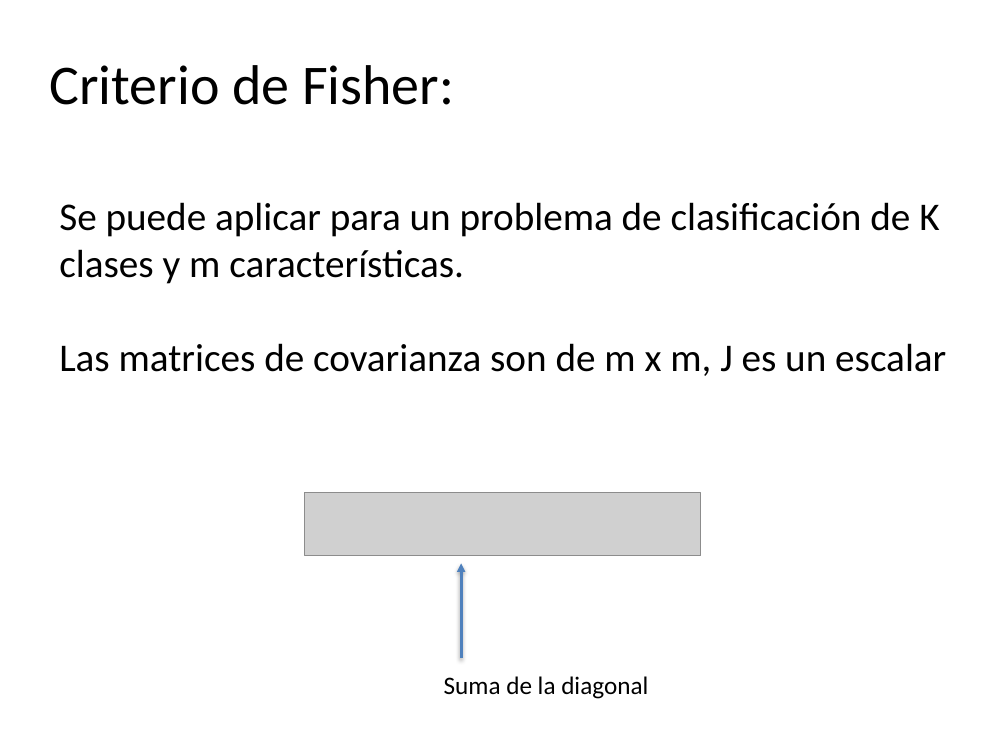
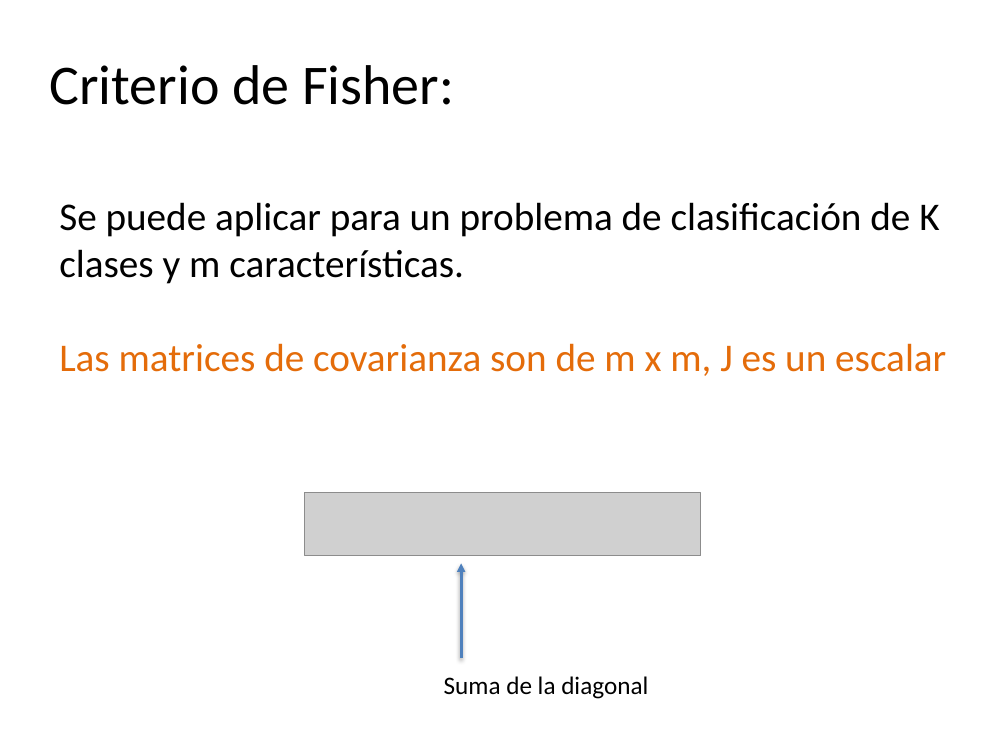
Before and after one commit to domingomery/patrones, a slide deck: slide 16 of clases/Cap03_Seleccion_de_Caracteristicas/presentations/PAT03_Fisher_Covarianzas.pptx (slide 15 before the commit). Drawn at 1008x756 pixels with LibreOffice and Linux fonts; fonts in the diff are those of the drawing; grey boxes stand for pictures. Boxes give left, top, right and bottom in pixels: in the first picture for what was removed or moved away, otherwise in the second. Text is boxed around its words. In the diff, an @@ line names an element or a change of style, - is before the commit and + after.

```diff
--- a/clases/Cap03_Seleccion_de_Caracteristicas/presentations/PAT03_Fisher_Covarianzas.pptx
+++ b/clases/Cap03_Seleccion_de_Caracteristicas/presentations/PAT03_Fisher_Covarianzas.pptx
@@ text at [59, 343, 946, 376]: text colour #000000 to #E46C0A in "Las matrices de covarianza son de m ..." @@
```
Also in this commit, not shown: 5 other slides changed, 1 slide added, 1 other file.
